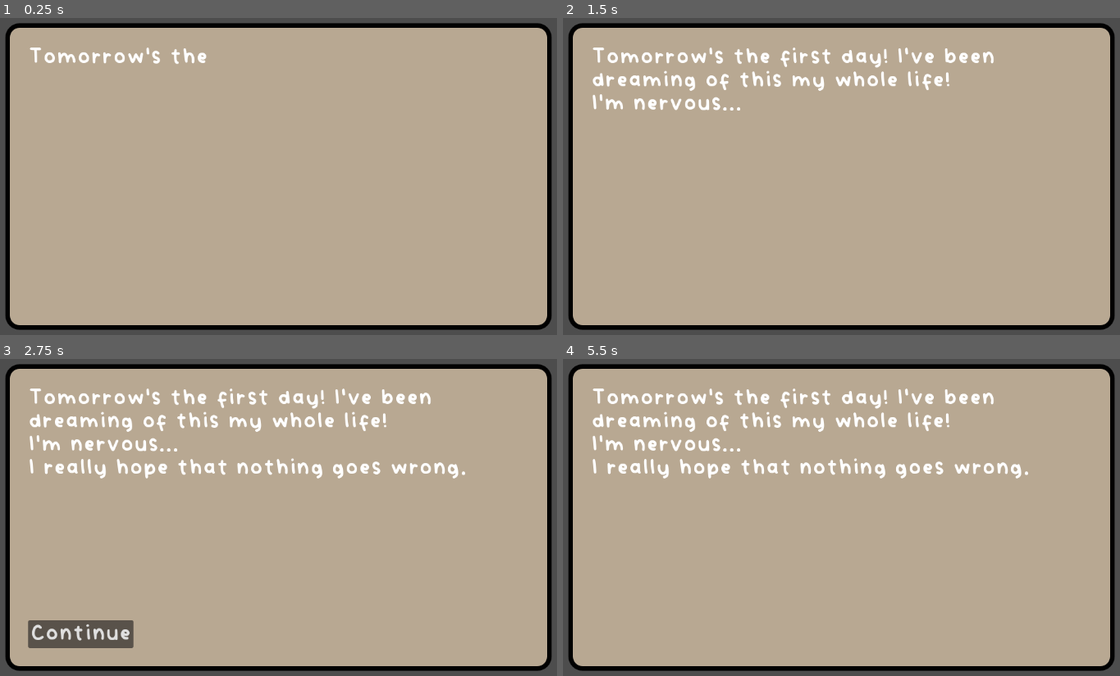
Above: before the commit, frames 1-4 (two rows, left to right).
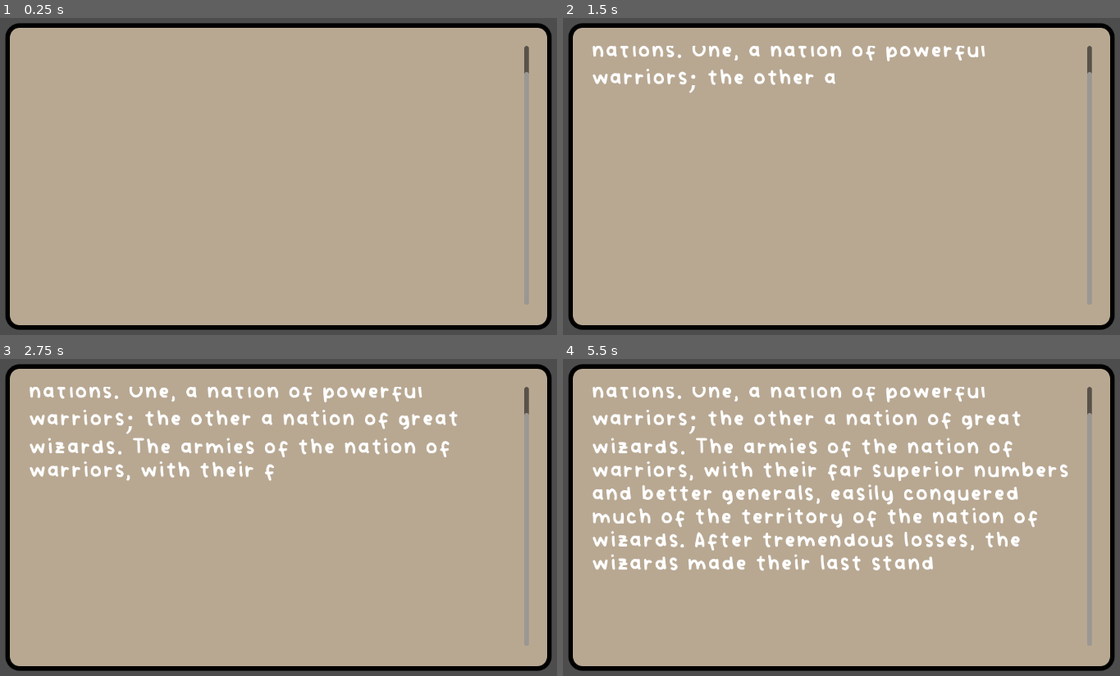
Above: after the commit, the same moments.

Repository: starlightlacuna/godot-wild-jam-75
Game: Godot game, scene res://journal.tscn
Same seed, same stepped clock (60 frames per second), same inputs: the game is played once before the commit and once after it.
Inputs (mouse positions are in pixels of both pictures, inside the frame that each line leads up to):
- Up to frame 1 (0.25 s): no input
- Up to frame 2 (1.5 s): click (646, 293) at 1.25 s, where only the run before the commit has a clickable "nervous..."
- Up to frame 3 (2.75 s): no input
- Up to frame 4 (5.5 s): click (646, 634) at 2.75 s, where only the run before the commit has a clickable "Continue"

The runs differ from the first frame. In frame 1, 1.1% of the frame differs, in the area x 5-95%, y 8-91%; in frame 2, 4.2%; in frame 3, 8.9%; in frame 4, 12%.

Commit message:
Add ChoiceEffect, ChoiceCondition, and prologue journal entryes

Diff:
--- a/Data/Day 1/Choices/day1_excited.tres
+++ b/Data/Day 1/Choices/day1_excited.tres
@@ -1,8 +1,18 @@
-[gd_resource type="Resource" script_class="ChoiceData" load_steps=2 format=3 uid="uid://dm4klkgqvv15j"]
+[gd_resource type="Resource" script_class="ChoiceData" load_steps=5 format=3 uid="uid://dm4klkgqvv15j"]
 
 [ext_resource type="Script" path="res://Data/choice_data.gd" id="1_7pxo2"]
+[ext_resource type="Script" path="res://Data/choice_effect.gd" id="1_ucx83"]
+[ext_resource type="Script" path="res://Data/change_world_value.gd" id="2_57tl6"]
+
+[sub_resource type="Resource" id="Resource_curr6"]
+script = ExtResource("2_57tl6")
+key = ""
+value = ""
+type = 0
+operation = 0
 
 [resource]
 script = ExtResource("1_7pxo2")
 choice_tag = "DAY1_NERVOUS"
 text = "nervous..."
+effects = Array[ExtResource("1_ucx83")]([SubResource("Resource_curr6")])
--- a/Data/Day 1/Entries/day1_1.tres
+++ b/Data/Day 1/Entries/day1_1.tres
@@ -1,12 +1,9 @@
-[gd_resource type="Resource" script_class="JournalEntryData" load_steps=5 format=3 uid="uid://bvfa6wlqyu7gk"]
+[gd_resource type="Resource" script_class="JournalEntryData" load_steps=3 format=3 uid="uid://bvfa6wlqyu7gk"]
 
 [ext_resource type="Script" path="res://Data/choice_data.gd" id="1_cm2xq"]
-[ext_resource type="Resource" uid="uid://dm4klkgqvv15j" path="res://Data/Day 1/Choices/day1_excited.tres" id="2_6pnko"]
 [ext_resource type="Script" path="res://Data/journal_entry_data.gd" id="2_y0l8c"]
-[ext_resource type="Resource" uid="uid://die0v565yua2o" path="res://Data/Day 1/Choices/day1_nervous.tres" id="3_d8uhe"]
 
 [resource]
 script = ExtResource("2_y0l8c")
-text = "Tomorrow's the first day! I've been dreaming of this my whole life!
-I'm "
-choices = Array[ExtResource("1_cm2xq")]([ExtResource("2_6pnko"), ExtResource("3_d8uhe")])
+text = ""
+choices = Array[ExtResource("1_cm2xq")]([])
--- /dev/null
+++ b/Data/Prologue/prologue1.tres
@@ -0,0 +1,11 @@
+[gd_resource type="Resource" script_class="JournalEntryData" load_steps=4 format=3 uid="uid://ypn802b3kact"]
+
+[ext_resource type="Script" path="res://Data/choice_data.gd" id="1_04g8p"]
+[ext_resource type="Resource" uid="uid://cvjgqcqte10uc" path="res://Data/Prologue/prologue2.tres" id="2_7wbr8"]
+[ext_resource type="Script" path="res://Data/journal_entry_data.gd" id="2_bnh5c"]
+
+[resource]
+script = ExtResource("2_bnh5c")
+text = "Long ago, a war was waged by two nations. One, a nation of powerful warriors; the other a nation of great wizards. The armies of the nation of warriors, with their far superior numbers and better generals, easily conquered much of the territory of the nation of wizards. After tremendous losses, the wizards made their last stand in their capital's citadel. With the warriors streaming through and sacking their city, the wizards completed their final spell."
+choices = Array[ExtResource("1_04g8p")]([])
+next_entry = ExtResource("2_7wbr8")
--- /dev/null
+++ b/Data/Prologue/prologue2.tres
@@ -0,0 +1,11 @@
+[gd_resource type="Resource" script_class="JournalEntryData" load_steps=4 format=3 uid="uid://cvjgqcqte10uc"]
+
+[ext_resource type="Script" path="res://Data/choice_data.gd" id="1_6etxr"]
+[ext_resource type="Script" path="res://Data/journal_entry_data.gd" id="2_awdim"]
+[ext_resource type="Resource" uid="uid://bsueltvavfvd7" path="res://Data/Prologue/prologue3.tres" id="2_q0nm1"]
+
+[resource]
+script = ExtResource("2_awdim")
+text = "The earth shook violently and the citadel was sundered as it was swallowed by the ground. When the dust settled, a terrible roar echoed across the land. Monsters erupted from the ruins and ripped and tore through the warrior armies. Thus was the first monster lair created."
+choices = Array[ExtResource("1_6etxr")]([])
+next_entry = ExtResource("2_q0nm1")
--- /dev/null
+++ b/Data/Prologue/prologue3.tres
@@ -0,0 +1,11 @@
+[gd_resource type="Resource" script_class="JournalEntryData" load_steps=4 format=3 uid="uid://bsueltvavfvd7"]
+
+[ext_resource type="Script" path="res://Data/choice_data.gd" id="1_tupdo"]
+[ext_resource type="Resource" uid="uid://1kebnr7oi3b3" path="res://Data/Prologue/prologue4.tres" id="2_250ni"]
+[ext_resource type="Script" path="res://Data/journal_entry_data.gd" id="2_brjf2"]
+
+[resource]
+script = ExtResource("2_brjf2")
+text = "Though they only sought to bleed the nation of warriors, in their desperation the wizards made a mistake. Following the first lair, countless others appeared across the world, each bringing ruin to the surrounding lands. It took several generations and the combined efforts of many nations to retake the lost lands and destroy most of the lairs."
+choices = Array[ExtResource("1_tupdo")]([])
+next_entry = ExtResource("2_250ni")
--- /dev/null
+++ b/Data/Prologue/prologue4.tres
@@ -0,0 +1,11 @@
+[gd_resource type="Resource" script_class="JournalEntryData" load_steps=4 format=3 uid="uid://1kebnr7oi3b3"]
+
+[ext_resource type="Script" path="res://Data/choice_data.gd" id="1_mi3bb"]
+[ext_resource type="Script" path="res://Data/journal_entry_data.gd" id="2_orjko"]
+[ext_resource type="Resource" uid="uid://g0i66ygu6tu7" path="res://Data/Prologue/prologue5.tres" id="2_x6o82"]
+
+[resource]
+script = ExtResource("2_orjko")
+text = "Today, monsters are a normal part of life, and Ranger companies dedicated to finding and destroying lairs are ubiquitous. To ensure that their ranks are filled with the best monster slayers, many Ranger companies established academies that train young candidates."
+choices = Array[ExtResource("1_mi3bb")]([])
+next_entry = ExtResource("2_x6o82")
--- /dev/null
+++ b/Data/Prologue/prologue5.tres
@@ -0,0 +1,9 @@
+[gd_resource type="Resource" script_class="JournalEntryData" load_steps=3 format=3 uid="uid://g0i66ygu6tu7"]
+
+[ext_resource type="Script" path="res://Data/choice_data.gd" id="1_2knwd"]
+[ext_resource type="Script" path="res://Data/journal_entry_data.gd" id="2_6vg0x"]
+
+[resource]
+script = ExtResource("2_6vg0x")
+text = "You live near one such academy, and soon you will be old enough to apply for admission. You decide to keep a journal of your time at the Ranger academy."
+choices = Array[ExtResource("1_2knwd")]([])
--- /dev/null
+++ b/Data/change_world_value.gd
@@ -0,0 +1,34 @@
+class_name ChangeWorldValue
+extends ChoiceEffect
+
+enum Operation { SET, ADD, SUBTRACT }
+
+@export var key: String
+@export var value: String
+@export var type: Variant.Type
+@export var operation: Operation
+
+func apply() -> void:
+	if key == null or value == null or type == TYPE_NIL:
+		printerr("Change World Value not initialized properly!")
+		return
+
+	# TODO: Add checks for type safety
+	var typed_value
+	match type:
+		TYPE_BOOL:
+			typed_value = true if value == "true" else false
+		TYPE_INT:
+			typed_value = value.to_int()
+		TYPE_FLOAT:
+			typed_value = value.to_float()
+		TYPE_STRING:
+			typed_value = value
+
+	match operation:
+		Operation.SET:
+			JournalManager.world[key] = typed_value
+		Operation.ADD:
+			JournalManager.world[key] += typed_value
+		Operation.SUBTRACT:
+			JournalManager.world[key] -= typed_value
--- /dev/null
+++ b/Data/choice_condition.gd
@@ -0,0 +1,36 @@
+class_name ChoiceCondition
+extends Resource
+
+enum Condition { EQUALS, GREATER_THAN, GREATER_THAN_OR_EQUALS, LESS_THAN, LESS_THAN_OR_EQUALS }
+
+@export var key: String
+@export var value: String
+@export var type: Variant.Type
+@export var condition: Condition
+
+func is_fulfilled() -> bool:
+	# TODO: Add checks for type safety
+	var typed_value
+	match type:
+		TYPE_BOOL:
+			typed_value = true if value == "true" else false
+		TYPE_INT:
+			typed_value = value.to_int()
+		TYPE_FLOAT:
+			typed_value = value.to_float()
+		TYPE_STRING:
+			typed_value = value
+
+	match condition:
+		Condition.EQUALS:
+			return JournalManager.world[key] == typed_value
+		Condition.GREATER_THAN:
+			return JournalManager.world[key] > typed_value
+		Condition.GREATER_THAN_OR_EQUALS:
+			return JournalManager.world[key] >= typed_value
+		Condition.LESS_THAN:
+			return JournalManager.world[key] < typed_value
+		Condition.LESS_THAN_OR_EQUALS:
+			return JournalManager.world[key] <= typed_value
+		_:
+			return false
--- a/Data/choice_data.gd
+++ b/Data/choice_data.gd
@@ -11,3 +11,5 @@
 
 @export var choice_tag: String
 @export var text: String
+@export var effects: Array[ChoiceEffect]
+@export var conditions: Array[ChoiceCondition]
--- /dev/null
+++ b/Data/choice_effect.gd
@@ -0,0 +1,7 @@
+## Base class for all choice effects. This class doesn't do anything; child classes must override
+## its methods and properties.
+class_name ChoiceEffect
+extends Resource
+
+func apply() -> void:
+	pass
--- a/Data/journal_entry_data.gd
+++ b/Data/journal_entry_data.gd
@@ -10,18 +10,15 @@
 ## The next entry in the chain. Only used when the entry has the "Continue" choice.
 @export var next_entry: JournalEntryData
 
-
+#
 #class_name JournalEntryData
 #extends Resource
 #
-#var list: Array = [
-	#"Entry Text",
-	#[ChoiceData1, ChoiceData2],
-	#"Entry Text",
-	#"Entry Text",
-	#[ChoiceData3, ChoiceData4]
-#]
+#const TEXT: String = "text"
+#const CHOICES: String = "choices"
+#
+#var content: Dictionary = {}
 #
 ### Must be overridden!
-#func get_next_index() -> int:
-	#return
+#func get_next_content_node() -> void:
+	#printerr("DATA NOT OVERRIDEN")
--- a/Data/test1.tres
+++ b/Data/test1.tres
@@ -1,8 +1,12 @@
-[gd_resource type="Resource" script_class="ChoiceData" load_steps=2 format=3 uid="uid://p2tyfddhbayc"]
+[gd_resource type="Resource" script_class="ChoiceData" load_steps=4 format=3 uid="uid://p2tyfddhbayc"]
 
 [ext_resource type="Script" path="res://Data/choice_data.gd" id="1_kukel"]
+[ext_resource type="Script" path="res://Data/choice_condition.gd" id="1_mse8e"]
+[ext_resource type="Script" path="res://Data/choice_effect.gd" id="2_jx2ig"]
 
 [resource]
 script = ExtResource("1_kukel")
 choice_tag = "TEST_1"
 text = "ignore the cheese"
+effects = Array[ExtResource("2_jx2ig")]([])
+conditions = Array[ExtResource("1_mse8e")]([])
--- a/journal.gd
+++ b/journal.gd
@@ -4,29 +4,31 @@
 @export var journal_entry_override: JournalEntryData
 
 @onready var choice_container: HFlowContainer = %ChoiceContainer
-@onready var journal_label: JournalLabel = %JournalLabel
+@onready var entry_label: JournalLabel = %EntryLabel
 
 const choice_button_scene: PackedScene = preload("res://UI/choice_button.tscn")
+const continue_button_data: ChoiceData = preload("res://Data/continue.tres")
 
 var choice_made: bool = false
+var current_entry: JournalEntryData
 
 func _ready() -> void:
 	clear_choices()
-	if journal_entry_override:
-		JournalManager.current_journal_entry = journal_entry_override
+	#if journal_entry_override:
+		#JournalManager.current_journal_entry = journal_entry_override
 
-	journal_label.initialize(JournalManager.current_entry.text)
-	journal_label.start_text_advance()
+	current_entry = JournalManager.get_next_sequence_start()
+	_start_current_sequence()
 
-func _on_journal_label_donezo() -> void:
+func _on_entry_label_donezo() -> void:
 	if choice_made:
 		var has_next_entry: bool = true if JournalManager.current_entry.next_entry else false
 		var continue_day: bool = JournalManager.get_next_journal_entry(has_next_entry)
 		if not continue_day:
 			# TODO: Move to end of day summary?
 			return
-		journal_label.append_text(JournalManager.current_entry.text)
-		journal_label.start_text_advance()
+		entry_label.append_text(JournalManager.current_entry.text)
+		entry_label.start_text_advance()
 		choice_made = false
 	else:
 		show_choices()
@@ -35,15 +37,41 @@
 	# TODO - Add choice selection animation.
 	clear_choices()
 	if choice_data.choice_tag != ChoiceData.Tags.CONTINUE:
-		journal_label.append_choice_text(choice_data.text + "\n")
+		entry_label.append_choice_text(choice_data.text + "\n")
 		JournalManager.append_choice(choice_data)
+	else:
+		# TODO: Handle continues!
+		pass
 	choice_made = true
+
+func _on_continue_button_pressed() -> void:
+	clear_choices()
+	if current_entry.next_entry:
+		current_entry = current_entry.next_entry
+		_start_current_sequence()
+
+	else:
+		# TODO: Move to the next sequence.
+		print("SEQUENCE COMPLETE. MOVING TO INTERSEQUENCE MODE.")
+		pass
+
+func _start_current_sequence() -> void:
+	entry_label.initialize(current_entry.text)
+	entry_label.start_text_advance()
 
 func clear_choices() -> void:
 	for child in choice_container.get_children():
 		child.queue_free()
 
 func show_choices() -> void:
+	# By default, we add a continue button so we can load the next entry in the sequence.
+	if current_entry.choices.is_empty():
+		var continue_button: ChoiceButton = choice_button_scene.instantiate()
+		continue_button.initialize(continue_button_data)
+		continue_button.pressed.connect(_on_continue_button_pressed)
+		choice_container.add_child(continue_button)
+		return
+
 	var choices: Array[ChoiceData] = JournalManager.current_entry.choices
 	for choice_data in choices:
 		var data: ChoiceData = choice_data
--- a/journal.tscn
+++ b/journal.tscn
@@ -37,11 +37,11 @@
 layout_mode = 2
 theme_override_styles/panel = SubResource("StyleBoxFlat_3hfd7")
 
-[node name="VBoxContainer" type="VBoxContainer" parent="."]
+[node name="JournalEntryContainer" type="VBoxContainer" parent="."]
 custom_minimum_size = Vector2(880, 460)
 layout_mode = 2
 
-[node name="JournalLabel" type="RichTextLabel" parent="VBoxContainer"]
+[node name="EntryLabel" type="RichTextLabel" parent="JournalEntryContainer"]
 unique_name_in_owner = true
 layout_mode = 2
 size_flags_vertical = 3
@@ -52,16 +52,16 @@
 script = ExtResource("3_tdy8e")
 text_speed = 80.0
 
-[node name="TextAdvanceTimer" type="Timer" parent="VBoxContainer/JournalLabel"]
+[node name="TextAdvanceTimer" type="Timer" parent="JournalEntryContainer/EntryLabel"]
 wait_time = 0.1
 one_shot = true
 
-[node name="ChoiceContainer" type="HFlowContainer" parent="VBoxContainer"]
+[node name="ChoiceContainer" type="HFlowContainer" parent="JournalEntryContainer"]
 unique_name_in_owner = true
 layout_mode = 2
 
-[node name="ChoiceButton" parent="VBoxContainer/ChoiceContainer" instance=ExtResource("4_euoka")]
+[node name="ChoiceButton" parent="JournalEntryContainer/ChoiceContainer" instance=ExtResource("4_euoka")]
 layout_mode = 2
 
-[connection signal="donezo" from="VBoxContainer/JournalLabel" to="." method="_on_journal_label_donezo"]
-[connection signal="timeout" from="VBoxContainer/JournalLabel/TextAdvanceTimer" to="VBoxContainer/JournalLabel" method="_on_text_advance_timer_timeout"]
+[connection signal="donezo" from="JournalEntryContainer/EntryLabel" to="." method="_on_entry_label_donezo"]
+[connection signal="timeout" from="JournalEntryContainer/EntryLabel/TextAdvanceTimer" to="JournalEntryContainer/EntryLabel" method="_on_text_advance_timer_timeout"]
--- a/journal_manager.gd
+++ b/journal_manager.gd
@@ -1,32 +1,62 @@
 extends Node
 
-const starting_journal_entry: JournalEntryData = preload("res://Data/Day 1/Entries/day1_1.tres")
+#region Old System
+#const starting_journal_entry: JournalEntryData = preload("res://Data/Day 1/Entries/day1_1.tres")
+#const flags: Dictionary = {
+	#day1_excited = false,
+	#day1_nervous = false
+#}
+#
+#var choice_history: Array[ChoiceData] = []
+#var current_entry: JournalEntryData = starting_journal_entry
 
-var choice_history: Array[ChoiceData] = []
-var current_entry: JournalEntryData = starting_journal_entry
+#func _ready() -> void:
+	#pass
+#
+#func append_choice(data: ChoiceData) -> void:
+	#choice_history.append(data)
+	## TODO: Apply effects of the choice?
+#
+### Updates current_entry. Returns true if the next entry should be appended to the current journal
+### label string. If false, we take the player to the next day.
+### If next_entry_flag is true, we move to current_entry.next_entry.
+#func get_next_journal_entry(next_entry_flag: bool) -> bool:
+	#if next_entry_flag:
+		#current_entry = current_entry.next_entry
+		#return true
+	#
+	#match choice_history[-1].choice_tag:
+		#ChoiceData.Tags.DAY1_NERVOUS:
+			#current_entry = preload("res://Data/Day 1/Entries/day1_2_nervous.tres")
+			#return true
+		#ChoiceData.Tags.DAY1_EXCITED:
+			#current_entry = preload("res://Data/Day 1/Entries/day1_2_excited.tres")
+			#return true
+		#ChoiceData.Tags.CONTINUE:
+			#return true
+	#return false
+
+#endregion Old System
+
+#const START: String = "start"
+#const TEXT: String = "text"
+#const EFFECTS: String = "effects"
+
+## This contains all the game's state variables. It's referenced by journal entries and choices.
+var world: Dictionary = {
+	"day1_excited": false
+}
+
+var entry_sequence_starts: Array[JournalEntryData] = [
+	preload("res://Data/Prologue/prologue1.tres")
+]
+
+var current_sequence_index: int = -1
 
 func _ready() -> void:
+	#print(content.day1.START.TEXT)
 	pass
 
-func append_choice(data: ChoiceData) -> void:
-	choice_history.append(data)
-	# TODO: Apply effects of the choice?
-
-## Updates current_entry. Returns true if the next entry should be appended to the current journal
-## label string. If false, we take the player to the next day.
-## If next_entry_flag is true, we move to current_entry.next_entry.
-func get_next_journal_entry(next_entry_flag: bool) -> bool:
-	if next_entry_flag:
-		current_entry = current_entry.next_entry
-		return true
-
-	match choice_history[-1].choice_tag:
-		ChoiceData.Tags.DAY1_NERVOUS:
-			current_entry = preload("res://Data/Day 1/Entries/day1_2_nervous.tres")
-			return true
-		ChoiceData.Tags.DAY1_EXCITED:
-			current_entry = preload("res://Data/Day 1/Entries/day1_2_excited.tres")
-			return true
-		ChoiceData.Tags.CONTINUE:
-			return true
-	return false
+func get_next_sequence_start() -> JournalEntryData:
+	current_sequence_index += 1
+	return entry_sequence_starts[current_sequence_index]
Not shown, added: Docs/Outline.md
